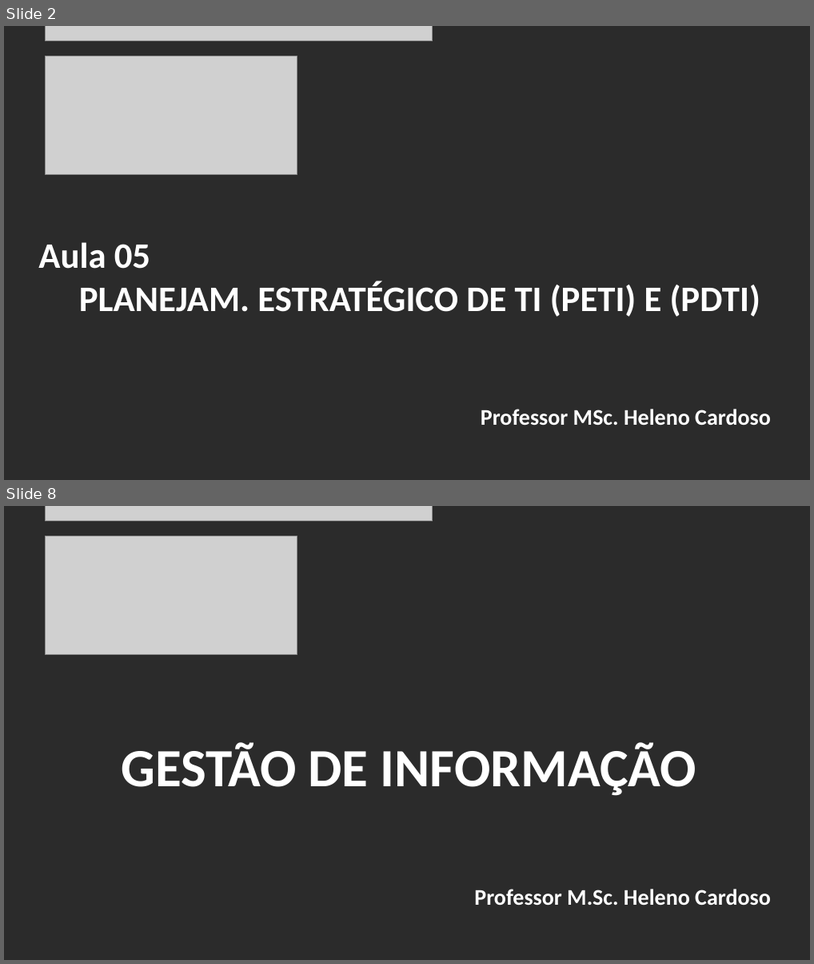
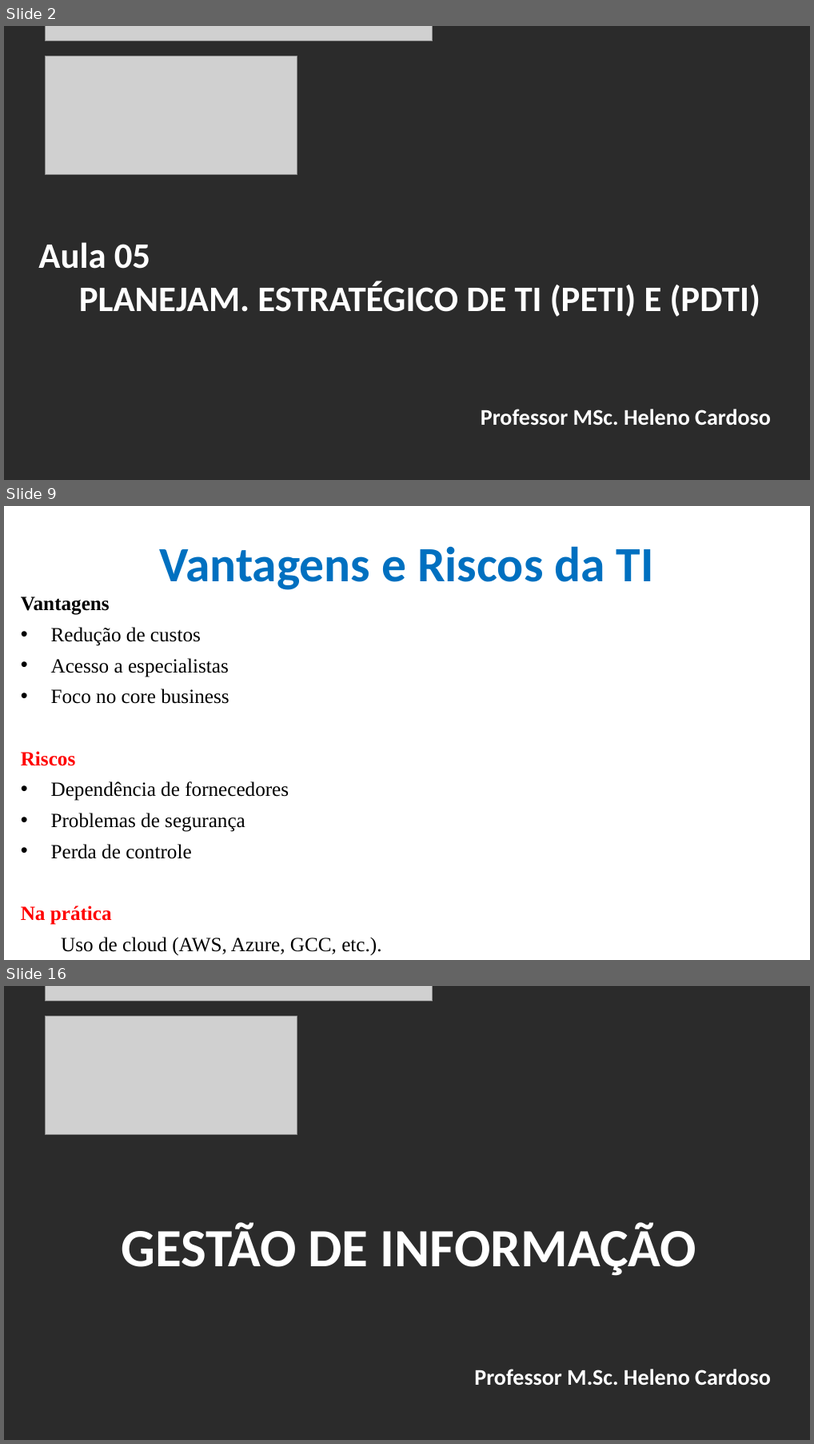
Before and after one commit to CloudEducationBrazil/GestaoInformacaoUniRuyWyden, a slide deck: 01 Classes/Aula5 - Gestão da Informação - PLANEJAMENTO ESTRATÉGICO DE TI (PETI) E PLANO DIRETOR DE TI (PDTI).pptx. Shown one above the other, each under a label of ours: slides 2 and 8 before the commit, slides 2, 9 and 16 after it; the slides between them are not shown. The pictures are 814x964 and 814x1444 pixels, drawn with LibreOffice and Linux fonts; fonts in the diff are those of the drawing; grey boxes stand for pictures; background and template pictures are left out; a plain dark background stands for a picture behind light text. Boxes give left, top, right and bottom in pixels: in the first picture for what was removed or moved away, otherwise in the second. Text is boxed around its words. In the diff, an @@ line names an element or a change of style, - is before the commit and + after.

```diff
--- a/01 Classes/Aula5 - Gestão da Informação - PLANEJAMENTO ESTRATÉGICO DE TI (PETI) E PLANO DIRETOR DE TI (PDTI).pptx
+++ b/01 Classes/Aula5 - Gestão da Informação - PLANEJAMENTO ESTRATÉGICO DE TI (PETI) E PLANO DIRETOR DE TI (PDTI).pptx
@@ slide 9 added at (x1=4, y1=506, x2=810, y2=960), background picture (left out) @@
@@ title added at (x1=159, y1=546, x2=654, y2=590), 44 pt, text #0070C0, bold @@
+Vantagens e Riscos da TI
@@ text added at (x1=21, y1=596, x2=382, y2=955), 18 pt, text #000000 @@
+Vantagens
+• Redução de custos
+• Acesso a especialistas
+• Foco no core business
+Riscos
+• Dependência de fornecedores
+• Problemas de segurança
+• Perda de controle
+Na prática
+Uso de cloud (AWS, Azure, GCC, etc.).
@@ what was slide 8 is now slide 16 @@
```
Also in this commit, not shown: 5 slides changed, 7 other slides added, 21 other files.
